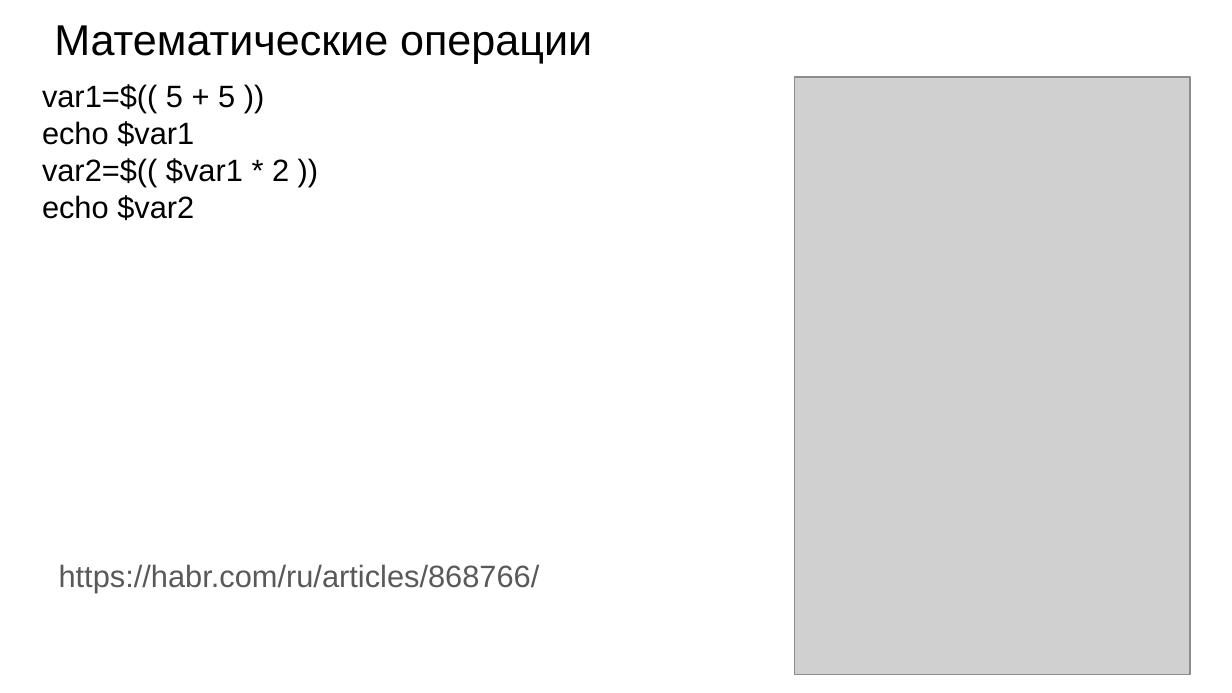
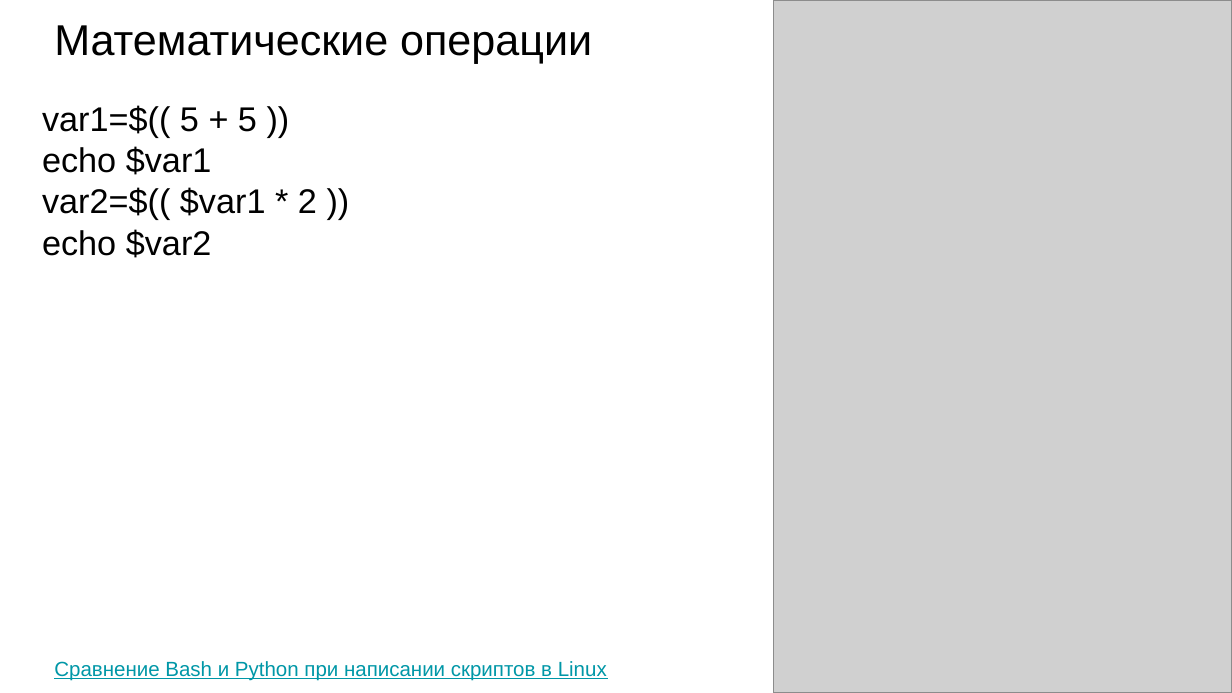
Before and after one commit to XoM9choK37/server-administration, a slide deck: slide 5 of theory/Облако/Лекции/3. bash.pptx. Drawn at 1232x693 pixels with LibreOffice and Linux fonts; fonts in the diff are those of the drawing; grey boxes stand for pictures. Boxes give left, top, right and bottom in pixels: in the first picture for what was removed or moved away, otherwise in the second. Text is boxed around its words. In the diff, an @@ line names an element or a change of style, - is before the commit and + after.

```diff
--- a/theory/Облако/Лекции/3. bash.pptx
+++ b/theory/Облако/Лекции/3. bash.pptx
@@ picture: place and size @@
-picture at (795,78,1190,675)
+picture at (774,0,1232,693)
@@ text "var1=$(( 5 + 5 ))": place and size @@
-text "var1=$(( 5 + 5 ))" at (42,84,289,220)
+text "var1=$(( 5 + 5 ))" at (42,105,317,258)
@@ text "var1=$(( 5 + 5 ))" at (42,105,317,258): size 18 to 20 pt @@
@@ text removed at (59,564,540,593) @@
-https://habr.com/ru/articles/868766/
@@ text added at (54,661,607,680), 12 pt, text #0097A7, underline @@
+Сравнение Bash и Python при написании скриптов в Linux
```
Also in this commit, not shown: 13 other slides changed, 10 slides added, 1 slide removed, 32 other files.
